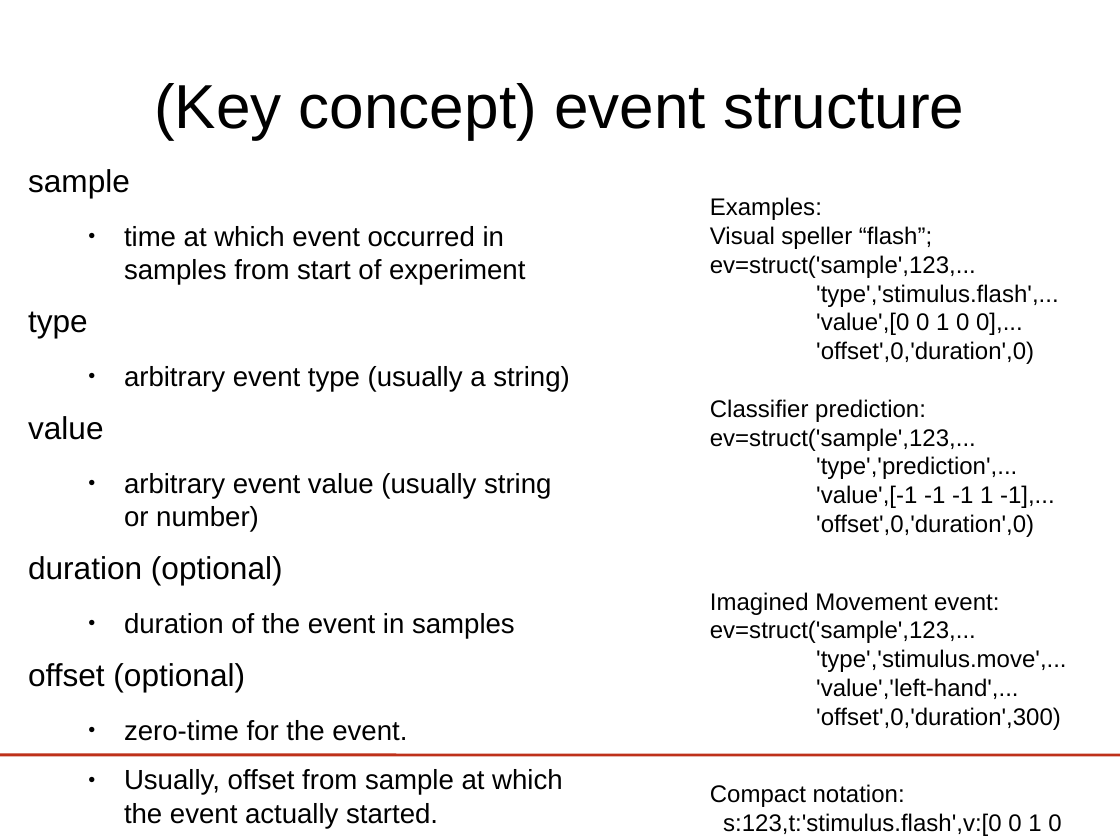
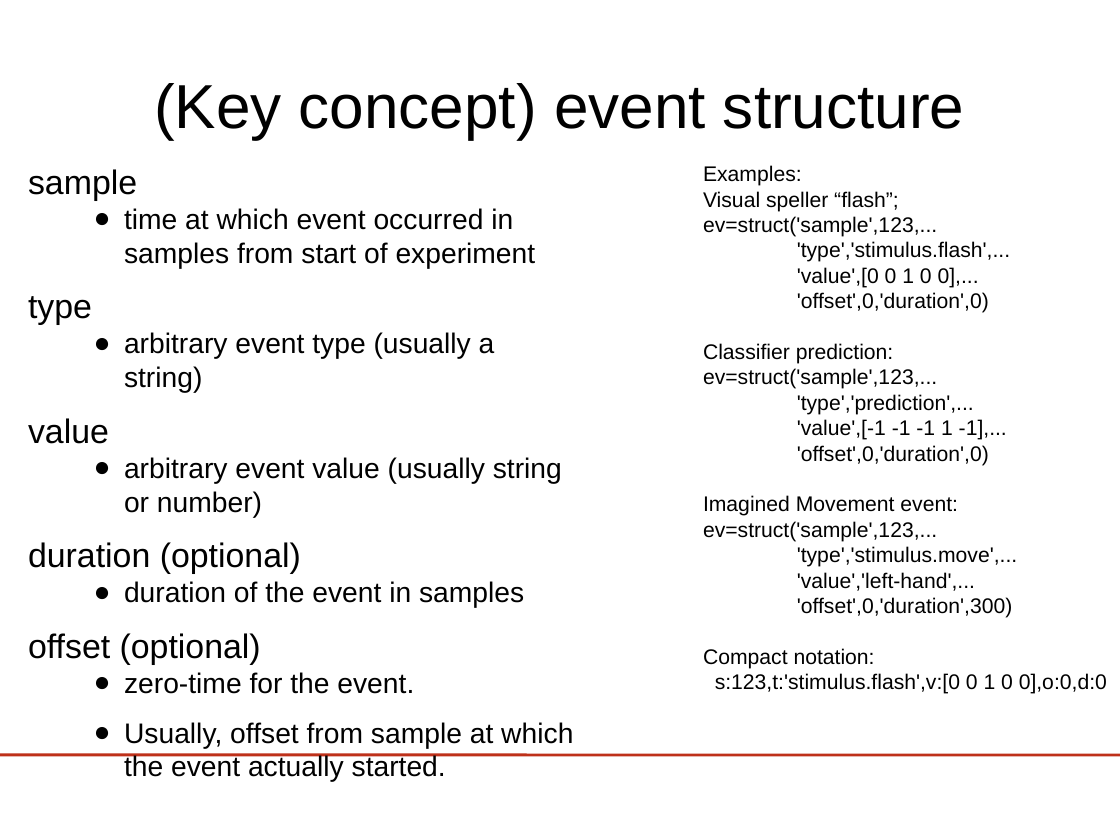
Before and after one commit to jadref/buffer_bci, a slide deck: slide 29 of tutorial/lect3-helloworld/HelloWorld_ERPViewer.odp. Drawn at 1120x840 pixels with LibreOffice and Linux fonts; fonts in the diff are those of the drawing; background and template pictures are left out. Boxes give left, top, right and bottom in pixels: in the first picture for what was removed or moved away, otherwise in the second. Text is boxed around its words. In the diff, an @@ line names an element or a change of style, - is before the commit and + after.

```diff
--- a/tutorial/lect3-helloworld/HelloWorld_ERPViewer.odp
+++ b/tutorial/lect3-helloworld/HelloWorld_ERPViewer.odp
@@ text "sample" at (28,169,573,782): size 22.4 to 24 pt in "sample", "type", "value", "duration (optional)" and 1 more places; size 19.6 to 20 pt in "time at which event occurred in samples ...", "arbitrary event type (usually a string)", "arbitrary event value (usually string or number)", "duration of the event in samples" and 2 more places; less space between paragraphs; indent changed @@
@@ text "Examples:": place and size @@
-text "Examples:" at (710,197,1066,836)
+text "Examples:" at (703,165,1107,694)
@@ text "Examples:" at (703,165,1107,694): size 17 to 15 pt @@
```
Also in this commit, not shown: 40 other slides changed, 4 slides added, 6 other files.
